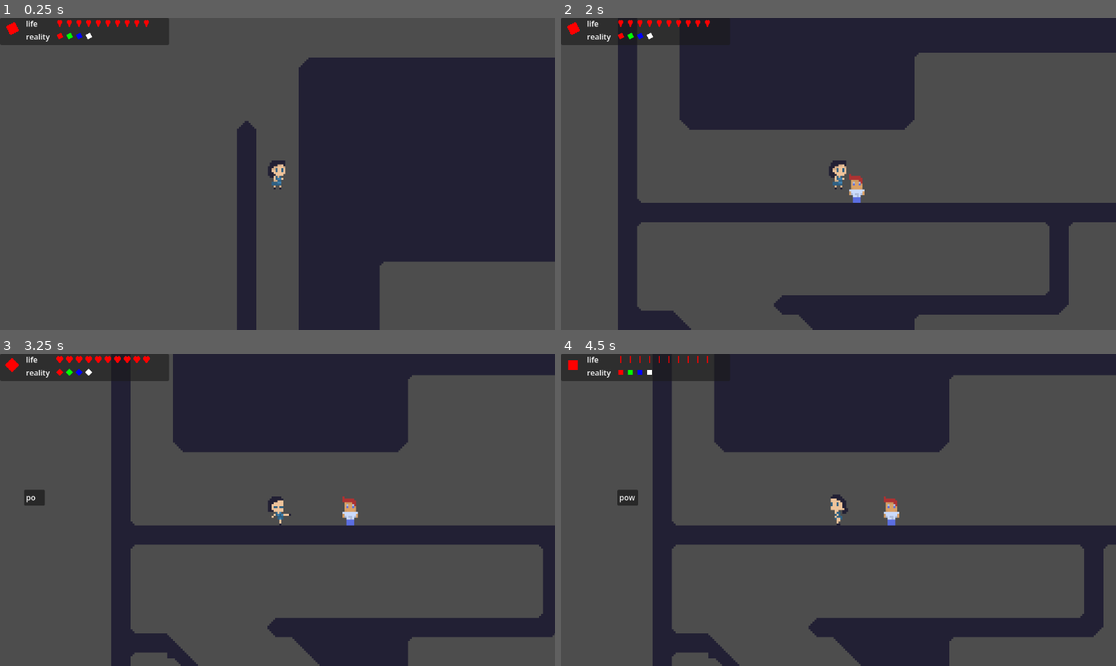
Above: before the commit, frames 1-4 (two rows, left to right).
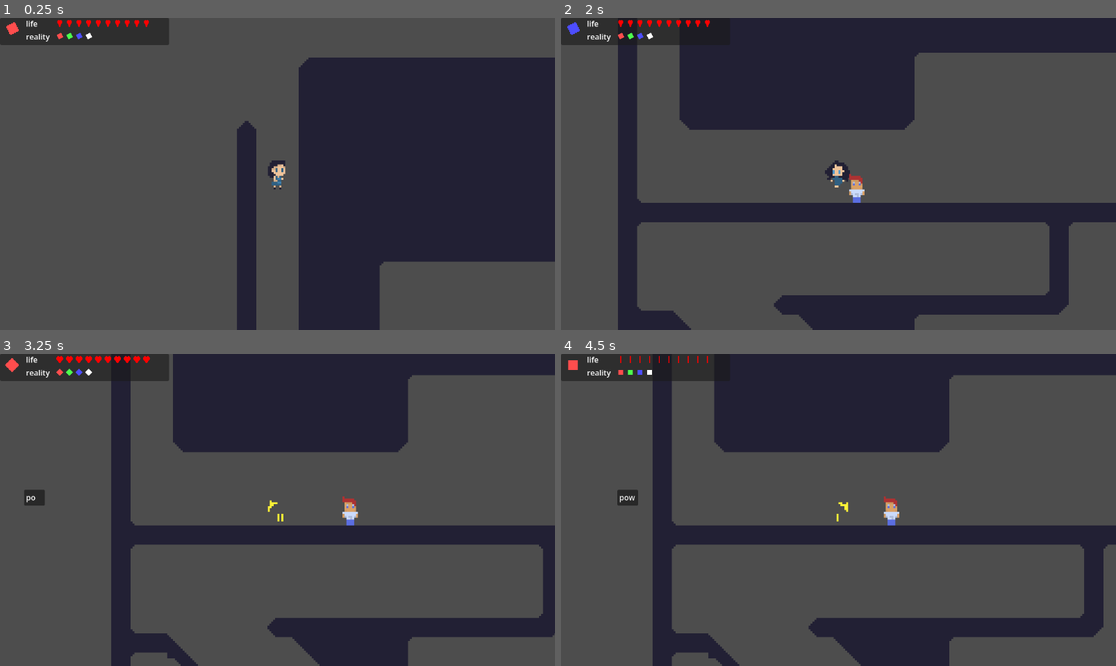
Above: after the commit, the same moments.

Repository: radulfx86/explore_mvania
Game: Godot game, scene res://levels/test_level.tscn
The game is run twice, just before and just after one commit, with the same random seed, the same clock (stepped at 60 frames per second) and the same inputs.
Inputs:
- Up to frame 1 (0.25 s): no input
- Up to frame 2 (2 s): tap Enter at 0.5 s; hold R (switch_level_0) 0.53-1.28 s; hold D (move_right) from 0.53 s (still down); tap Space (jump) at 0.77, 1.52 s; tap 1 (switch_level_1) at 0.8, 1.35 s; tap 2 (switch_level_2) at 1.55 s
- Up to frame 3 (3.25 s): release D (move_right) at 2.03 s; hold A (move_left) 2.03-2.78 s; hold 2 (switch_level_2) 2.03-2.78 s; tap R (switch_level_0) at 2.3 s; hold D (move_right) from 2.78 s (still down); tap Q (attack_melee) at 2.85 s; tap Space (jump) at 3.02 s; tap 1 (switch_level_1) at 3.05 s
- Up to frame 4 (4.5 s): hold 2 (switch_level_2) 3.53-4.28 s; tap E (attack_ranged) at 3.6 s; tap Space (jump) at 3.77 s; release D (move_right) at 4.28 s; hold A (move_left) from 4.28 s (still down); tap R (switch_level_0) at 4.35 s

The runs differ from the first frame. In frame 1, 0.1% of the frame differs, in the area x 1-15%, y 1-7%; in frame 2, 0.3%; in frame 3, 0.3%, in the area x 1-53%, y 1-56%; in frame 4, 0.3%.
Error before the commit: Parse Error: Identifier "reali" not declared in the current scope. (res://levels/test_level.gd:43)

Commit message:
fix build. TODO update ALL animated sprites when switching reality

Diff:
--- a/char/player/player_progress.gd
+++ b/char/player/player_progress.gd
@@ -10,9 +10,9 @@
 }
 
 static var skill_colors: Array[Color]= [
-	Color(1,0,0,1),
-	Color(0,1,0,1),
-	Color(0,0,1,1),
+	Color(1,0.3,0.3,1),
+	Color(0.3,1,0.3,1),
+	Color(0.3,0.3,1,1),
 	Color(1,1,1,1),
 ]
 
--- a/gui.gd
+++ b/gui.gd
@@ -58,5 +58,4 @@
 	RealityManagement.d.level_switched.connect(update_level)
 
 func update_level() -> void:
-	level_info_label.text = "reality: %d" % RealityManagement.realilty_level
 	current_reality.material.set_shader_parameter("test_color", PlayerProgress.skill_colors[RealityManagement.realilty_level])
--- a/levels/test_level.gd
+++ b/levels/test_level.gd
@@ -40,15 +40,15 @@
 	elif event.is_action_pressed("switch_level_0"):
 		#enable_level(0)
 		load_level(0)
-		reali.switch_level(0)
+		RealityManagement.switch_level(0)
 	elif event.is_action_pressed("switch_level_1"):
 		#enable_level(1)
 		load_level(1)
-		RealityManagement.switch_level(0)
+		RealityManagement.switch_level(1)
 	elif event.is_action_pressed("switch_level_2"):
 		#enable_level(2)
 		load_level(2)
-		RealityManagement.switch_level(0)
+		RealityManagement.switch_level(2)
 
 ''' LEVEL GENERATION '''
 func load_level(level: int = 1, num_layers: int = 3) -> void:
--- a/levels/test_level.tscn
+++ b/levels/test_level.tscn
@@ -1576,7 +1576,6 @@
 
 [node name="TestLevel" type="Node2D" unique_id=1284434369]
 script = ExtResource("1_4n8tn")
-level_layers = null
 
 [node name="Hero" type="CharacterBody2D" parent="." unique_id=789768267 node_paths=PackedStringArray("animation", "hit", "hurt")]
 position = Vector2(24, 35)
--- a/reality_management.gd
+++ b/reality_management.gd
@@ -15,13 +15,13 @@
 	delay_timer.timeout.connect(_delay_timeout)
 	add_child(delay_timer)
 
-func switch_level(tgt_level: int) -> void:
+static func switch_level(tgt_level: int) -> void:
 	target_level = tgt_level
 	if delay_timer.time_left > 0:
 		delay_timer.start(delay_time)
 	else:
 		_delay_timeout()
 
-func _delay_timeout() -> void:
+static func _delay_timeout() -> void:
 	realilty_level = target_level
 	d.level_switched.emit()
